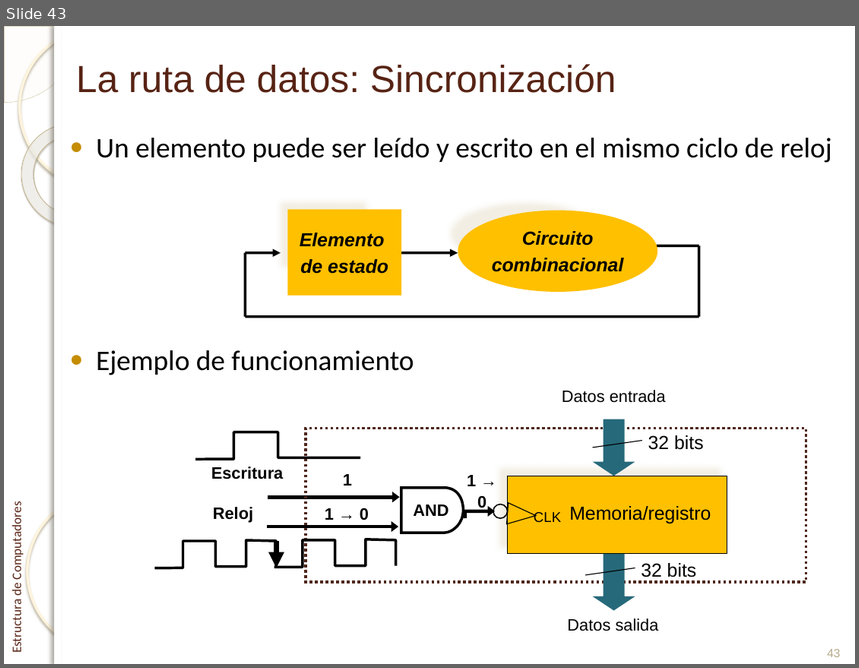
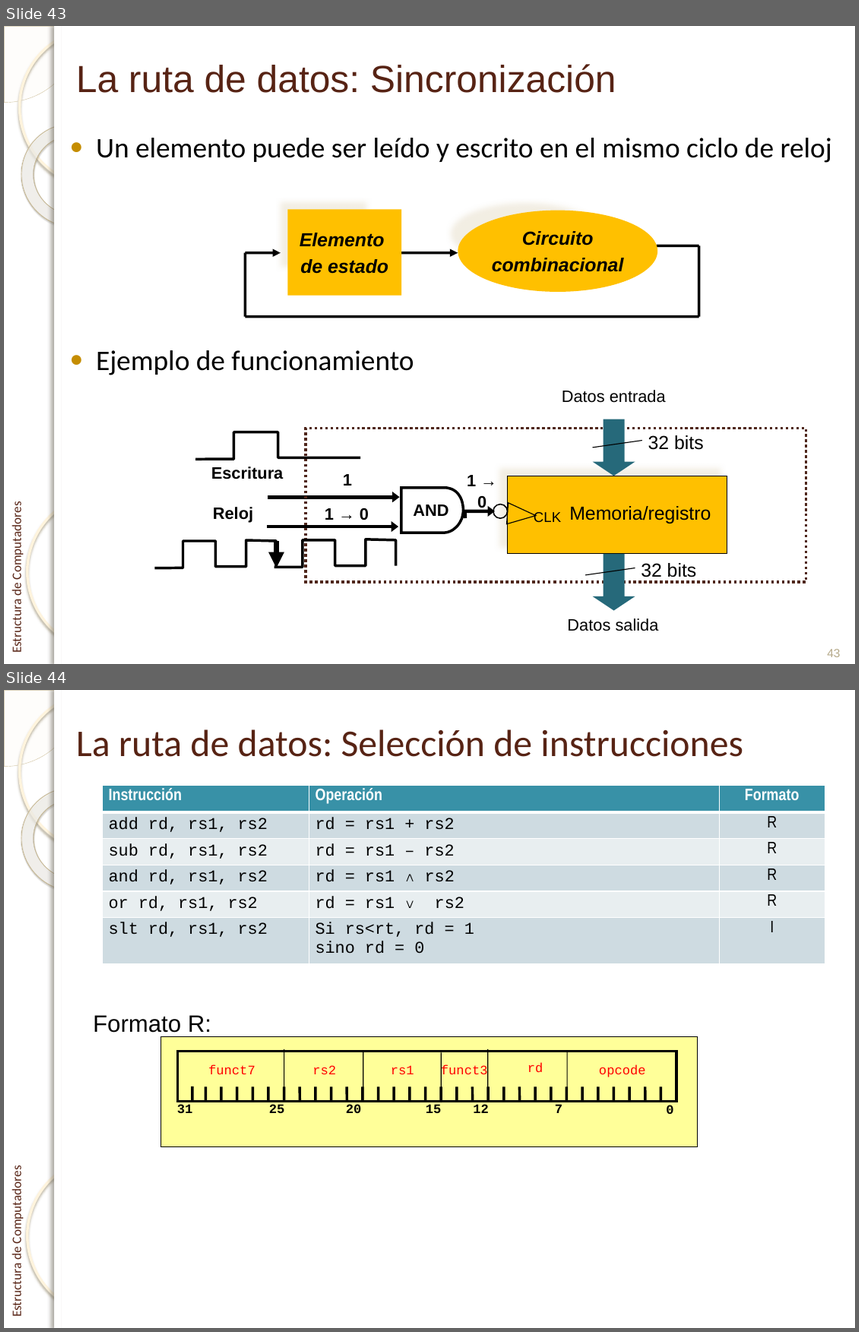
Before and after one commit to enriquesquintana/ETC, a slide deck: ETC_RISCV/Teoría/Tema 1. El procesador_RISCV.pptx. Shown one above the other, each under a label of ours: slide 43 before the commit, slides 43 and 44 after it. The pictures are 859x668 and 859x1332 pixels, drawn with LibreOffice and Linux fonts; fonts in the diff are those of the drawing; background and template pictures are left out. Boxes give left, top, right and bottom in pixels: in the first picture for what was removed or moved away, otherwise in the second. Text is boxed around its words. In the diff, an @@ line names an element or a change of style, - is before the commit and + after.

```diff
--- a/ETC_RISCV/Teoría/Tema 1. El procesador_RISCV.pptx
+++ b/ETC_RISCV/Teoría/Tema 1. El procesador_RISCV.pptx
@@ slide 44 added at <box>4,690,855,1328</box>, background picture (left out); not listed: 7 template elements that a slide beside it also shows @@
@@ title added at <box>76,730,743,757</box>, 32 pt, text #572314 @@
+La ruta de datos: Selección de instrucciones
@@ table added at <box>102,785,825,964</box>, 6 rows, 3 columns @@
+Instrucción | Operación | Formato
+add rd, rs1, rs2 | rd = rs1 + rs2 | R
+sub rd, rs1, rs2 | rd = rs1 – rs2 | R
+and rd, rs1, rs2 | rd = rs1 ∧ rs2 | R
+or rd, rs1, rs2 | rd = rs1 ∨ rs2 | R
+slt rd, rs1, rs2 | Si rs<rt, rd = 1 / sino rd = 0 | I
@@ text added at <box>93,1015,211,1033</box>, 20 pt, text #000000 @@
+Formato R:
@@ group added at <box>161,1037,698,1147</box>: 36 lines, 13 texts, 2 rectangles @@
+funct7
+funct3
+rs2
+rs1
+opcode
+31
+25
+20
+15
+7
+0
+12
+rd
```
Also in this commit, not shown: 12 slides changed, 1 other slide added, 1 slide removed.
